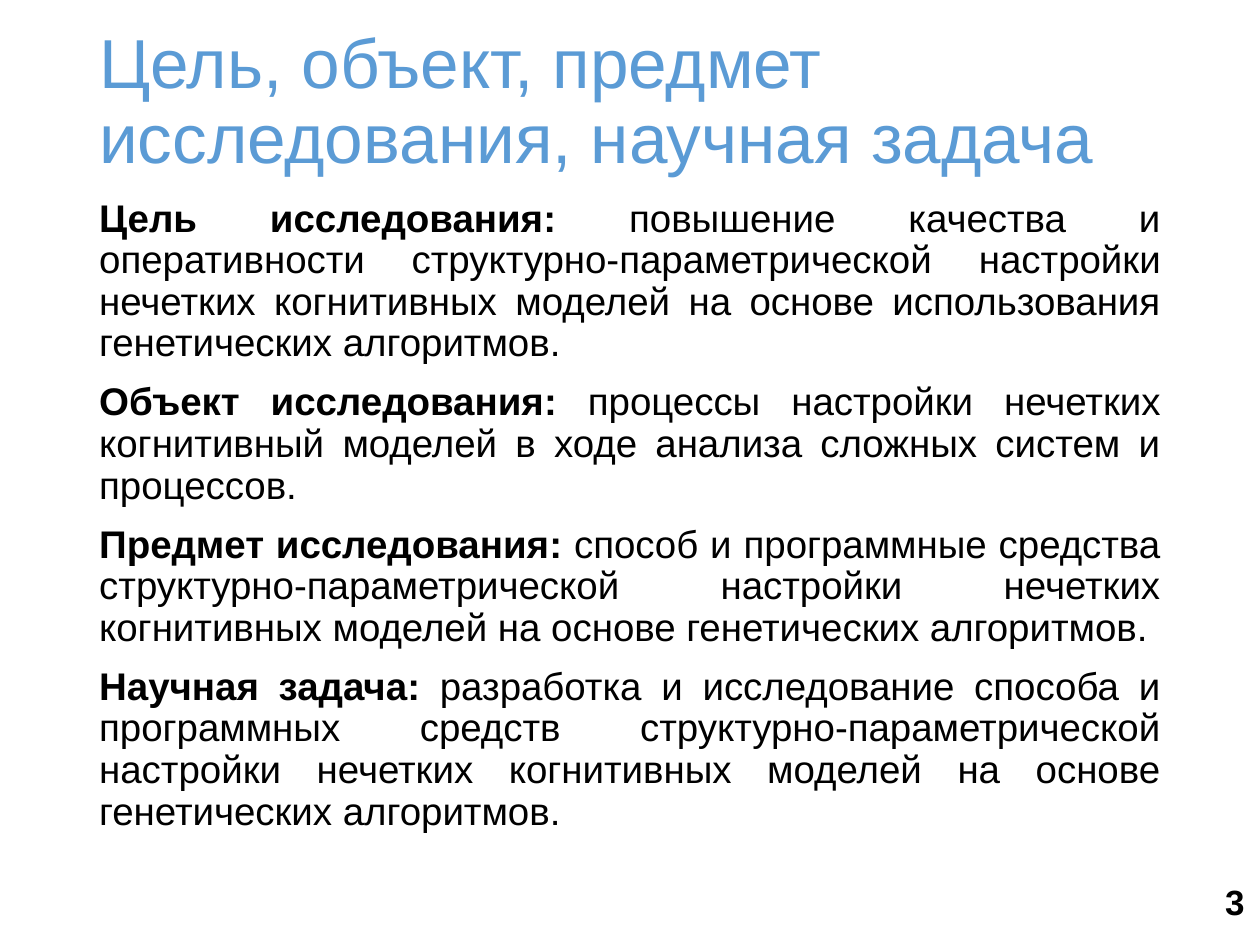
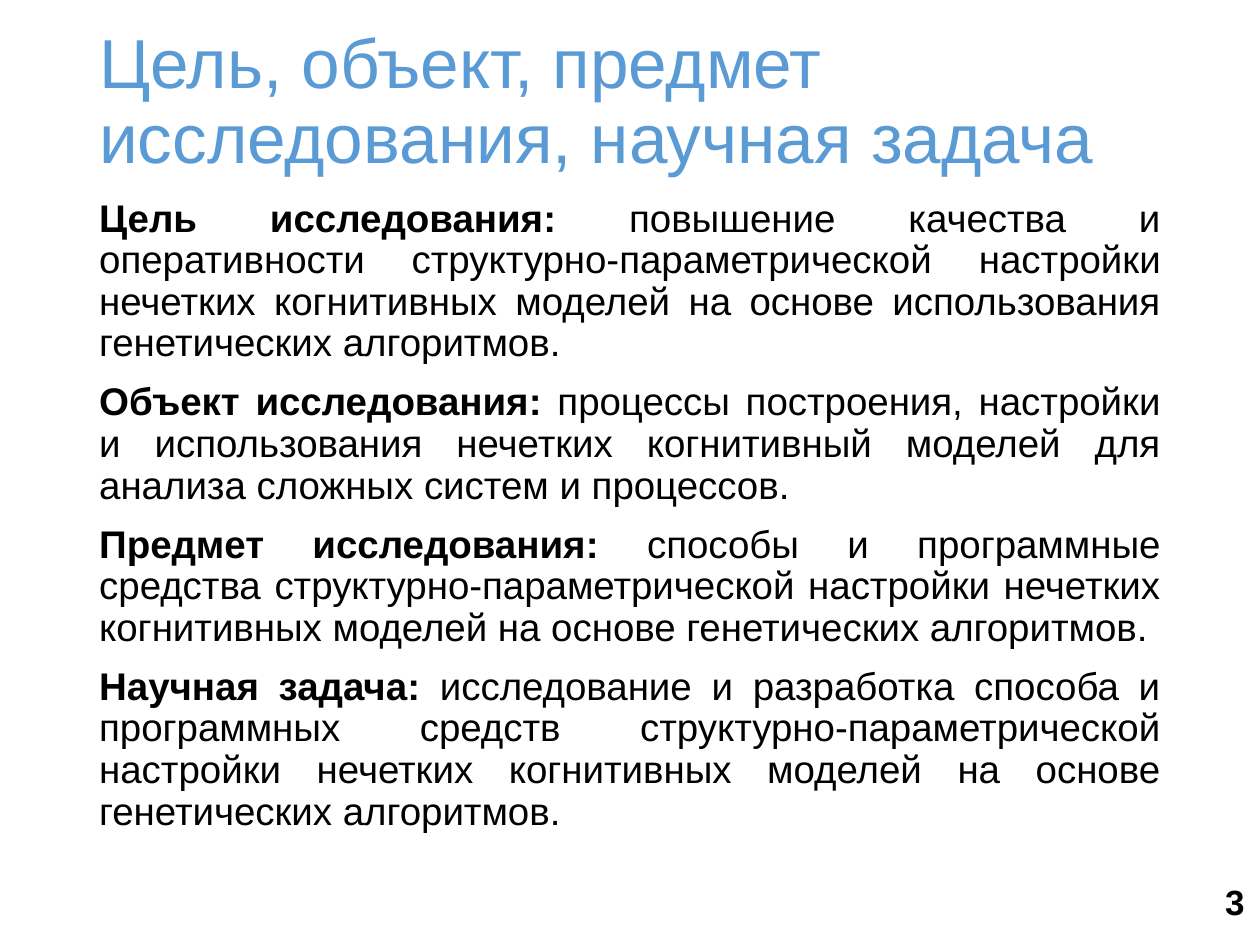
Before and after one commit to SquakR/fuzzy_cognitive_model, a slide deck: slide 3 of docs/presentation.pptx. Drawn at 1260x945 pixels with LibreOffice and Linux fonts; fonts in the diff are those of the drawing; background and template pictures are left out. Boxes give left, top, right and bottom in pixels: in the first picture for what was removed or moved away, otherwise in the second. Text is boxed around its words. In the diff, an @@ line names an element or a change of style, - is before the commit and + after.

```diff
--- a/docs/presentation.pptx
+++ b/docs/presentation.pptx
@@ text at (99,386,1161,832): text changed @@
-Объект исследования: процессы настройки нечетких когнитивный моделей в ходе анализа сложных систем и процессов.
-Предмет исследования: способ и программные средства структурно-параметрической настройки нечетких когнитивных моделей на основе генетических алгоритмов.
-Научная задача: разработка и исследование способа и программных средств структурно-параметрической настройки нечетких когнитивных моделей на основе генетических алгоритмов.
+Объект исследования: процессы построения, настройки и использования нечетких когнитивный моделей для анализа сложных систем и процессов.
+Предмет исследования: способы и программные средства структурно-параметрической настройки нечетких когнитивных моделей на основе генетических алгоритмов.
+Научная задача: исследование и разработка способа и программных средств структурно-параметрической настройки нечетких когнитивных моделей на основе генетических алгоритмов.
```
Also in this commit, not shown: 2 other slides changed, 25 slides added, 2 other files.
